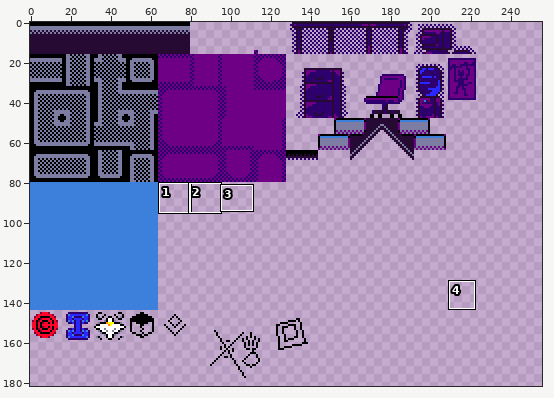
Sprite sheet -- textures/tilesets/tileset1.png. Above: a wide view before the commit, with the close-up outlined.
Close-up. Before:
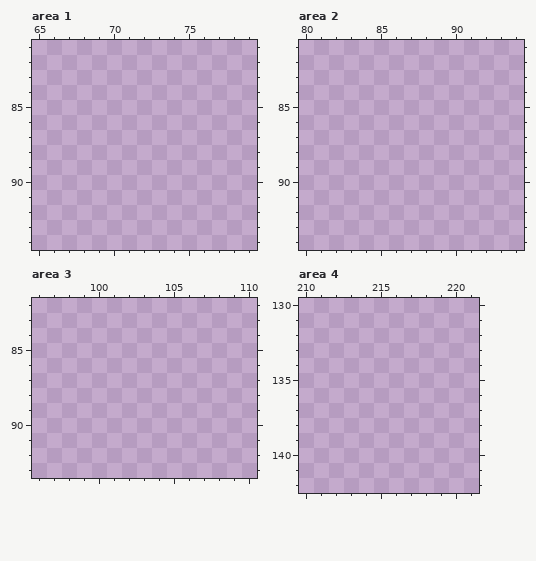
The file is 256x256 pixels. Shown: area 1: x 65..79, y 81..94; area 2: x 80..94, y 81..94; area 3: x 96..110, y 82..93; area 4: x 210..221, y 130..142. The wide view leaves out empty margins. The commit also changed other parts of the picture, which this record leaves out.
After the commit:
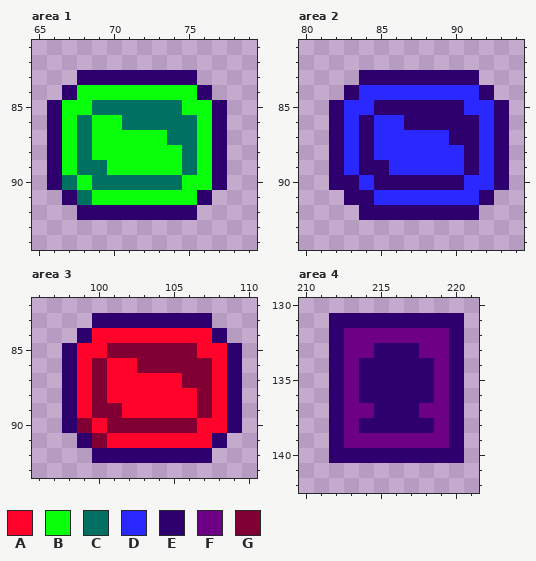
Palette (. is transparent): A #ff032b  B #0aff0a  C #007062  D #2929ff  E #2d006e  F #6e0085  G #800034
Change:
Changed rows in their new state; - is an unchanged pixel.
Area 1:
first column x 66:
83 --EEEEEEEE--
84 -EBBBBBBBBE-
85 EBBCCCCCCBBE
86 EBCBBCCCCCBE
87 EBCBBBBBCCBE
88 EBCBBBBBBCBE
89 EBCCBBBBBCBE
90 ECBCCCCCCBBE
91 -ECBBBBBBBE-
92 --EEEEEEEE--
Area 2:
first column x 82:
83 --EEEEEEEE--
84 -EDDDDDDDDE-
85 EDDEEEEEEDDE
86 EDEDDEEEEEDE
87 EDEDDDDDEEDE
88 EDEDDDDDDEDE
89 EDEEDDDDDEDE
90 EEDEEEEEEDDE
91 -EEDDDDDDDE-
92 --EEEEEEEE--
Area 3:
first column x 98:
83 --EEEEEEEE--
84 -EAAAAAAAAE-
85 EAAGGGGGGAAE
86 EAGAAGGGGGAE
87 EAGAAAAAGGAE
88 EAGAAAAAAGAE
89 EAGGAAAAAGAE
90 EGAGGGGGGAAE
91 -EGAAAAAAAE-
92 --EEEEEEEE--
Area 4:
first column x 212:
131 EEEEEEEEE
132 EFFFFFFFE
133 EFFEEEFFE
134 EFEEEEEFE
135 EFEEEEEFE
136 EFEEEEEFE
137 EFFEEEFFE
138 EFEEEEEFE
139 EFFFFFFFE
140 EEEEEEEEE
Changed places in both close-ups, as pixel boxes (x1, y1, x2, y2):
added: (47, 70, 227, 220)
added: (329, 70, 509, 220)
added: (62, 313, 242, 463)
added: (329, 313, 464, 463)
